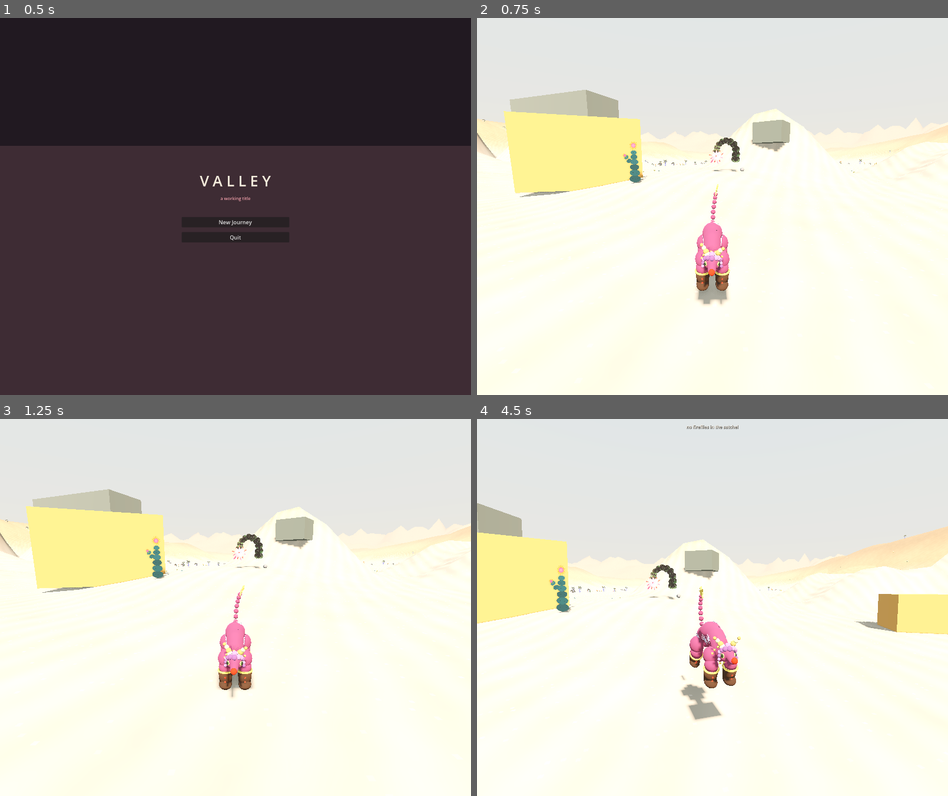
Above: before the commit, frames 1-4 (two rows, left to right).
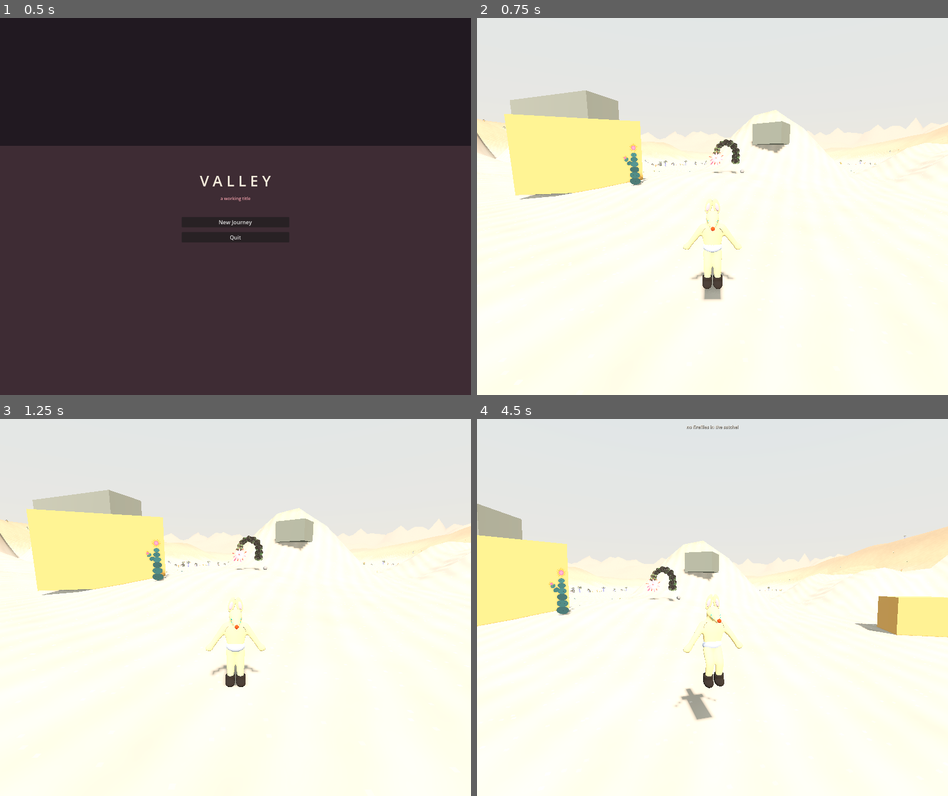
Above: after the commit, the same moments.

Repository: nicco-b/valley
Game: Godot game, scene res://game/ui/title.tscn
Two runs of this game, one before a commit and one after it. Both use one fixed random seed, a clock stepped at 60 frames per second and the inputs below.
Inputs (mouse positions are in pixels of both pictures, inside the frame that each line leads up to):
- Up to frame 1 (0.5 s): no input
- Up to frame 2 (0.75 s): click "New Journey" at 0.5 s
- Up to frame 3 (1.25 s): no input
- Up to frame 4 (4.5 s): tap Enter at 1.25 s; move the mouse to (736, 607) at 1.27 s; hold E (god_up) from 1.28 s (still down); tap C (sit) at 1.35, 2.3, 3.05, 3.8 s; click (736, 607) at 1.42 s; tap Space (jump) at 1.52, 1.82, 2.27, 2.57, 3.77, 4.07 s; move the mouse to (688, 607) at 2.02 s; tap ] (brush_bigger) at 2.1 s; move the mouse to (721, 599) at 2.77 s; hold [ (brush_smaller) 2.78-3.53 s; move the mouse to (707, 615) at 3.52 s; tap F (firefly_deploy) at 3.6 s; click (707, 615) at 3.67 s; move the mouse to (745, 611) at 4.27 s; hold R (firefly_recall) from 4.28 s (still down)

Frame 1 is identical in both runs. In frame 2, 2.5% of the frame differs, in the area x 0-100%, y 19-77%; in frame 3, 2.4%; in frame 4, 3.1%, in the area x 0-100%, y 22-80%.

Commit message:
Player body: biped fox replaces the star hound
player.tscn now instances biped_fox.glb; capsule resized for the
upright 1.5m biped (r 0.3, h 1.3, centered 0.65) and the camera pivot
raised to head height (1.35). Swim float holds the origin 0.8 under
the surface so the fox rides chest-deep instead of bobbing on top.
The hound stays exported and fully animated, unplaced for now —
STATUS ledger swapped accordingly.

Co-Authored-By: Claude Fable 5 <noreply@anthropic.com>

Diff:
--- a/game/player/player.gd
+++ b/game/player/player.gd
@@ -187,7 +187,9 @@
 
 	if swimming:
 		_sitting = false
-		velocity.y = (wsurf - 0.45 - global_position.y) * 3.0
+		# Hold the origin ~0.8 under the surface: chest-deep for the
+		# 1.5m biped fox, head and ears clear of the water.
+		velocity.y = (wsurf - 0.8 - global_position.y) * 3.0
 		if not WorldState.has_flag("player.swam"):
 			WorldState.set_flag("player.swam")
 	elif not is_on_floor():
@@ -229,7 +231,7 @@
 				_play_footstep()
 
 	# Face the body toward horizontal movement; the camera rig stays independent.
-	# (The robot model faces +Z, hence no half-turn offset.)
+	# (Creature models face +Z by convention, hence no half-turn offset.)
 	var flat := Vector3(velocity.x, 0.0, velocity.z)
 	if flat.length() > 0.2:
 		_body.rotation.y = lerp_angle(_body.rotation.y, atan2(flat.x, flat.z), blend)
--- a/game/player/player.tscn
+++ b/game/player/player.tscn
@@ -1,12 +1,12 @@
 [gd_scene load_steps=5 format=3]
 
 [ext_resource type="Script" path="res://game/player/player.gd" id="1_script"]
-[ext_resource type="PackedScene" path="res://assets/models/creatures/star_hound.glb" id="2_robot"]
+[ext_resource type="PackedScene" path="res://assets/models/creatures/biped_fox.glb" id="2_model"]
 [ext_resource type="Script" path="res://game/player/fireflies.gd" id="3_fireflies"]
 
 [sub_resource type="CapsuleShape3D" id="Capsule_shape"]
-radius = 0.35
-height = 1.1
+radius = 0.3
+height = 1.3
 
 [node name="Player" type="CharacterBody3D" groups=["player"]]
 collision_layer = 2
@@ -14,18 +14,18 @@
 script = ExtResource("1_script")
 
 [node name="Collision" type="CollisionShape3D" parent="."]
-transform = Transform3D(1, 0, 0, 0, 1, 0, 0, 0, 1, 0, 0.55, 0)
+transform = Transform3D(1, 0, 0, 0, 1, 0, 0, 0, 1, 0, 0.65, 0)
 shape = SubResource("Capsule_shape")
 
 [node name="Body" type="Node3D" parent="."]
 
-[node name="Model" parent="Body" instance=ExtResource("2_robot")]
+[node name="Model" parent="Body" instance=ExtResource("2_model")]
 
 [node name="Fireflies" type="Node3D" parent="."]
 script = ExtResource("3_fireflies")
 
 [node name="CameraRig" type="Node3D" parent="."]
-transform = Transform3D(1, 0, 0, 0, 1, 0, 0, 0, 1, 0, 1.2, 0)
+transform = Transform3D(1, 0, 0, 0, 1, 0, 0, 0, 1, 0, 1.35, 0)
 
 [node name="SpringArm3D" type="SpringArm3D" parent="CameraRig"]
 transform = Transform3D(1, 0, 0, 0, 0.984808, 0.173648, 0, -0.173648, 0.984808, 0, 0, 0)
Not shown, changed: docs/STATUS.md
